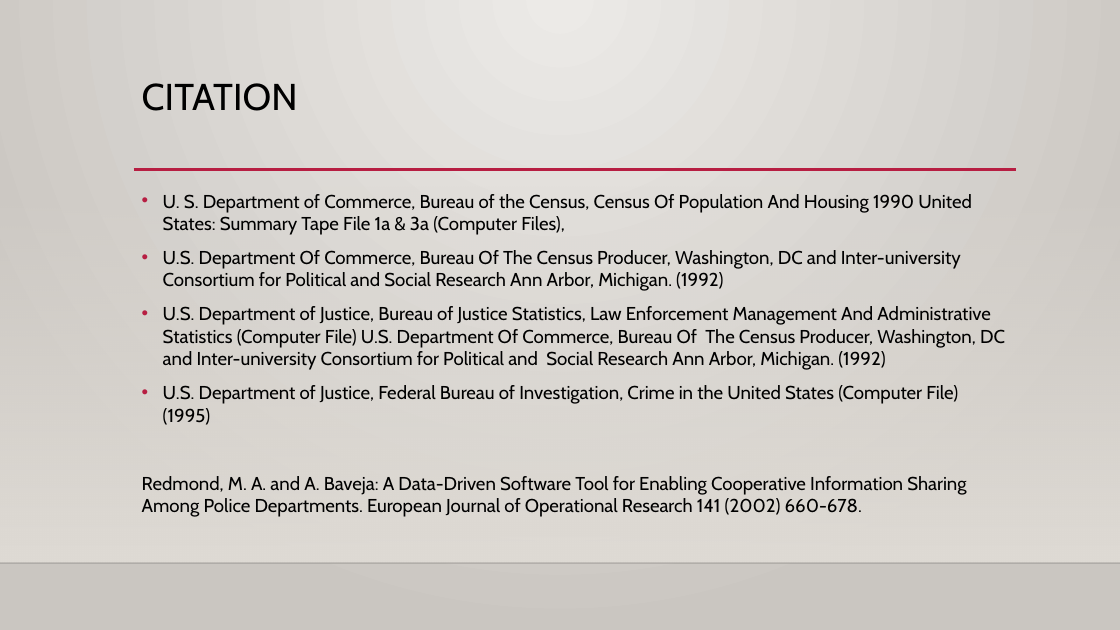
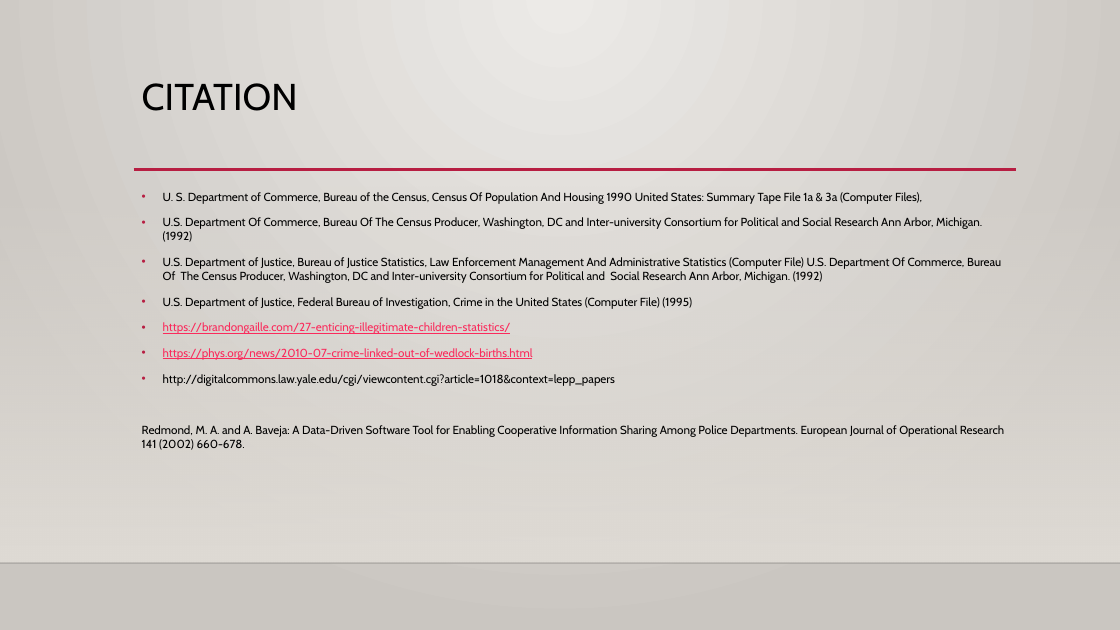
Before and after one commit to ShonTM/MSDS6306CaseStudy2, a slide deck: slide 12 of Violent crimes Per Population & communities.pptx (slide 16 before the commit). Drawn at 1120x630 pixels with LibreOffice and Linux fonts; fonts in the diff are those of the drawing; background and template pictures are left out. Boxes give left, top, right and bottom in pixels: in the first picture for what was removed or moved away, otherwise in the second. Text is boxed around its words. In the diff, an @@ line names an element or a change of style, - is before the commit and + after.

```diff
--- a/Violent crimes Per Population & communities.pptx
+++ b/Violent crimes Per Population & communities.pptx
@@ text at (142,192,1004,450): size 16 to 10 pt in "U. S. Department of Commerce, Bureau of ...", "U.S. Department Of Commerce, Bureau Of The ...", "U.S. Department of Justice, Bureau of Justice ...", "U.S. Department of Justice, Federal Bureau of ..." and 1 more places @@
@@ text at (163,322,615,386): paragraphs added @@
+• https://brandongaille.com/27-enticing-illegitimate-children-statistics/
+• https://phys.org/news/2010-07-crime-linked-out-of-wedlock-births.html
+• http://digitalcommons.law.yale.edu/cgi/viewcontent.cgi?article=1018&context=lepp_papers
```
Also in this commit, not shown: 5 other slides changed, 5 slides added, 4 slides removed, 16 other files.
